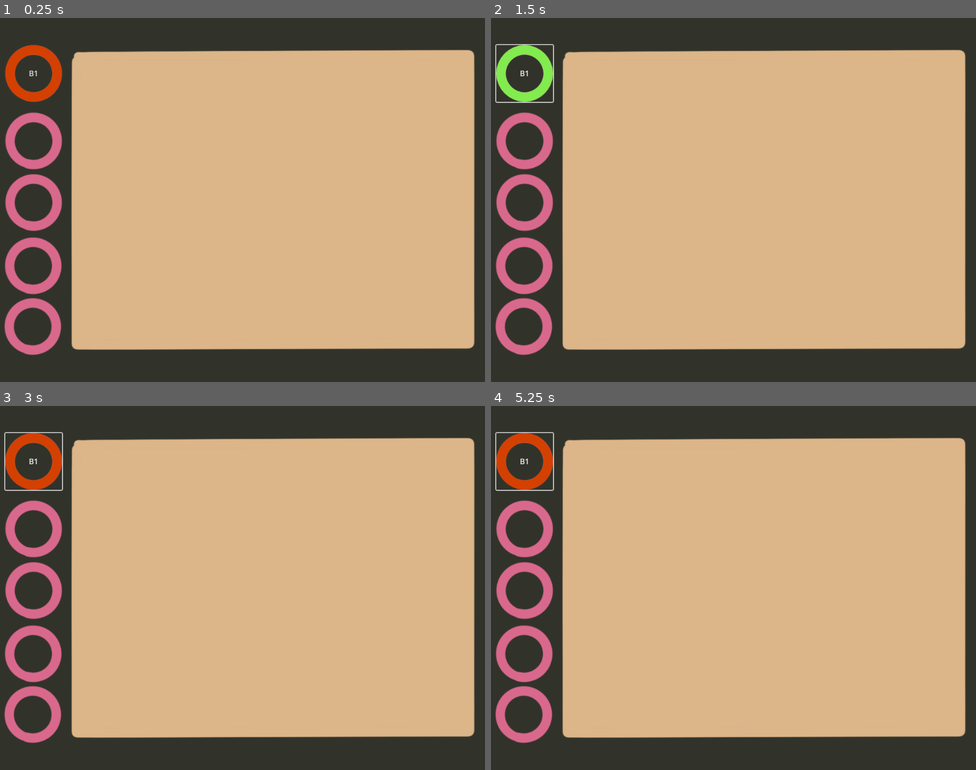
Above: before the commit, frames 1-4 (two rows, left to right).
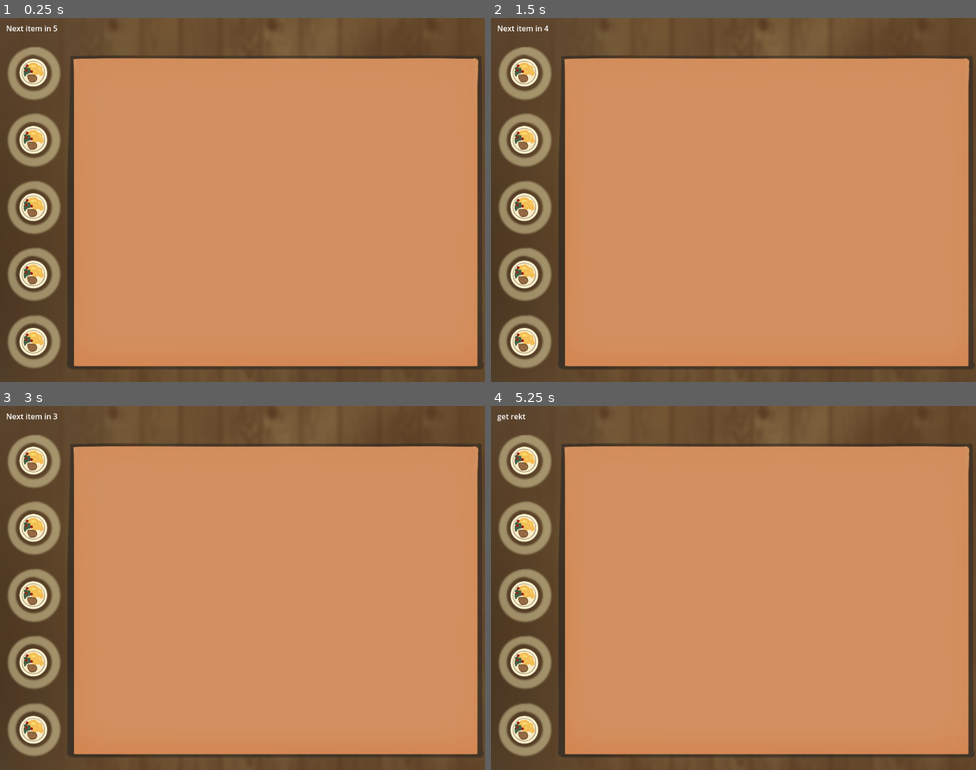
Above: after the commit, the same moments.

Repository: Nekaque/GJTraining
Game: Godot game, scene res://scenes/main.tscn
Two runs of this game, one before a commit and one after it. Both use one fixed random seed, a clock stepped at 60 frames per second and the inputs below.
Inputs (mouse positions are in pixels of both pictures, inside the frame that each line leads up to):
- Up to frame 1 (0.25 s): no input
- Up to frame 2 (1.5 s): click (524, 72) at 0.5 s, where only the run before the commit has a clickable "B1"; click (524, 72) at 1.25 s, where only the run before the commit has a clickable "B1"
- Up to frame 3 (3 s): click (33, 460) at 2 s, where only the run before the commit has a clickable "B1"; tap Enter at 2.75 s; move the mouse to (349, 569) at 2.77 s; press the mouse at (349, 569) at 2.78 s
- Up to frame 4 (5.25 s): release the mouse at (840, 569) at 3.5 s; tap Space at 3.5, 5 s; drag from (636, 606) to (709, 660) at 3.52 s; tap Enter at 4.25 s; move the mouse to (782, 507) at 4.27 s; press the mouse at (782, 507) at 4.28 s; release the mouse at (782, 507) at 5 s; drag from (709, 660) to (588, 533) at 5.02 s

The runs differ from the first frame. In frame 1, 98% of the frame differs, in the area x 0-100%, y 0-100%; in frame 2, 98%; in frame 3, 98%; in frame 4, 98%.
Error after the commit: Invalid access to property or key 'on_table' on a base object of type 'Nil'. (res://scripts/main.gd:48)

Commit message:
commit pro julcu

Diff:
--- /dev/null
+++ b/assets/animations.tres
@@ -0,0 +1,44 @@
+[gd_resource type="SpriteFrames" load_steps=6 format=3 uid="uid://dqcrhstta70pp"]
+
+[ext_resource type="Texture2D" uid="uid://dp26t5k7f8ffo" path="res://assets/items_temp.png" id="1_m1nji"]
+
+[sub_resource type="AtlasTexture" id="AtlasTexture_hyuu1"]
+atlas = ExtResource("1_m1nji")
+region = Rect2(0, 0, 300, 300)
+
+[sub_resource type="AtlasTexture" id="AtlasTexture_m1nji"]
+atlas = ExtResource("1_m1nji")
+region = Rect2(300, 0, 300, 300)
+
+[sub_resource type="AtlasTexture" id="AtlasTexture_2h81b"]
+atlas = ExtResource("1_m1nji")
+region = Rect2(600, 0, 300, 300)
+
+[sub_resource type="AtlasTexture" id="AtlasTexture_q10up"]
+atlas = ExtResource("1_m1nji")
+region = Rect2(0, 0, 300, 300)
+
+[resource]
+animations = [{
+"frames": [{
+"duration": 1.0,
+"texture": SubResource("AtlasTexture_hyuu1")
+}],
+"loop": true,
+"name": &"empty_plate",
+"speed": 5.0
+}, {
+"frames": [{
+"duration": 1.0,
+"texture": SubResource("AtlasTexture_m1nji")
+}, {
+"duration": 1.0,
+"texture": SubResource("AtlasTexture_2h81b")
+}, {
+"duration": 1.0,
+"texture": SubResource("AtlasTexture_q10up")
+}],
+"loop": false,
+"name": &"steak_plate",
+"speed": 0.5
+}]
--- a/assets/styles/button_hover.tres
+++ b/assets/circle.tres
@@ -11,3 +11,4 @@
 corner_radius_top_right = 60
 corner_radius_bottom_right = 60
 corner_radius_bottom_left = 60
+anti_aliasing_size = 1.866
--- a/assets/styles/button_normal.tres
+++ /dev/null
@@ -1,8 +0,0 @@
-[gd_resource type="StyleBoxFlat" format=3 uid="uid://lbpdcm7w7d5d"]
-
-[resource]
-bg_color = Color(1, 0.351511, 0.184434, 1)
-corner_radius_top_left = 50
-corner_radius_top_right = 50
-corner_radius_bottom_right = 50
-corner_radius_bottom_left = 50
--- a/project.godot
+++ b/project.godot
@@ -15,11 +15,27 @@
 config/features=PackedStringArray("4.4", "GL Compatibility")
 config/icon="res://assets/icon.svg"
 
+[autoload]
+
+Coll="*res://scripts/collision_handler.gd"
+
 [display]
 
 window/size/viewport_width=1024
 window/size/viewport_height=768
 
+[global_group]
+
+Items=""
+
+[input]
+
+click={
+"deadzone": 0.2,
+"events": [Object(InputEventMouseButton,"resource_local_to_scene":false,"resource_name":"","device":-1,"window_id":0,"alt_pressed":false,"shift_pressed":false,"ctrl_pressed":false,"meta_pressed":false,"button_mask":0,"position":Vector2(0, 0),"global_position":Vector2(0, 0),"factor":1.0,"button_index":1,"canceled":false,"pressed":false,"double_click":false,"script":null)
+]
+}
+
 [rendering]
 
 renderer/rendering_method="gl_compatibility"
--- /dev/null
+++ b/scenes/collision_handler.tscn
@@ -0,0 +1,6 @@
+[gd_scene load_steps=2 format=3 uid="uid://2ujxou4ad736"]
+
+[ext_resource type="Script" uid="uid://wsuyfnwygf7e" path="res://scripts/collision_handler.gd" id="1_0gx8u"]
+
+[node name="CollisionHandler" type="Node"]
+script = ExtResource("1_0gx8u")
--- /dev/null
+++ b/scenes/item.tscn
@@ -0,0 +1,35 @@
+[gd_scene load_steps=5 format=3 uid="uid://cux2jr35s4fsv"]
+
+[ext_resource type="SpriteFrames" uid="uid://dqcrhstta70pp" path="res://assets/animations.tres" id="1_4gq7n"]
+[ext_resource type="Script" uid="uid://bjyh08j2u82g6" path="res://scripts/item.gd" id="1_s8enn"]
+
+[sub_resource type="CircleShape2D" id="CircleShape2D_s8enn"]
+radius = 30.0
+
+[sub_resource type="RectangleShape2D" id="RectangleShape2D_s8enn"]
+size = Vector2(4, 3)
+
+[node name="Item" type="Area2D" groups=["Items"]]
+script = ExtResource("1_s8enn")
+
+[node name="Sprite" type="AnimatedSprite2D" parent="."]
+scale = Vector2(0.25, 0.25)
+sprite_frames = ExtResource("1_4gq7n")
+animation = &"steak_plate"
+
+[node name="Col" type="CollisionShape2D" parent="."]
+position = Vector2(1, 3)
+shape = SubResource("CircleShape2D_s8enn")
+
+[node name="TableColider" type="Area2D" parent="."]
+
+[node name="CollisionShape2D" type="CollisionShape2D" parent="TableColider"]
+position = Vector2(1, 1)
+shape = SubResource("RectangleShape2D_s8enn")
+
+[connection signal="area_entered" from="." to="." method="_on_area_entered"]
+[connection signal="area_exited" from="." to="." method="_on_area_exited"]
+[connection signal="mouse_entered" from="." to="." method="_on_mouse_entered"]
+[connection signal="mouse_exited" from="." to="." method="_on_mouse_exited"]
+[connection signal="area_entered" from="TableColider" to="." method="_on_table_colider_area_entered"]
+[connection signal="area_exited" from="TableColider" to="." method="_on_table_colider_area_exited"]
--- a/scenes/main.tscn
+++ b/scenes/main.tscn
@@ -1,33 +1,106 @@
-[gd_scene load_steps=4 format=3 uid="uid://dcw1ii08dfkpe"]
+[gd_scene load_steps=6 format=3 uid="uid://dcw1ii08dfkpe"]
 
 [ext_resource type="Texture2D" uid="uid://ycdnt5vei0jm" path="res://assets/layout_temp.png" id="1_o5qli"]
-[ext_resource type="StyleBox" uid="uid://bwd4vmuwqdblo" path="res://assets/styles/button_hover.tres" id="2_0wfyh"]
+[ext_resource type="Script" uid="uid://ddhv3hnfva7n4" path="res://scripts/main.gd" id="1_sugp2"]
+[ext_resource type="StyleBox" uid="uid://cifss01wnwc3s" path="res://assets/circle.tres" id="3_jyhfs"]
+[ext_resource type="Texture2D" uid="uid://dlmovbcnn1a7k" path="res://assets/table.png" id="4_jyhfs"]
 
-[sub_resource type="StyleBoxFlat" id="StyleBoxFlat_sugp2"]
-bg_color = Color(0.6, 0.6, 0.6, 0)
-border_width_left = 20
-border_width_top = 20
-border_width_right = 20
-border_width_bottom = 20
-border_color = Color(0.508842, 0.920622, 0.307375, 1)
-corner_radius_top_left = 60
-corner_radius_top_right = 60
-corner_radius_bottom_right = 60
-corner_radius_bottom_left = 60
+[sub_resource type="RectangleShape2D" id="RectangleShape2D_tbgi4"]
+size = Vector2(851, 649)
 
 [node name="Main" type="Node2D"]
+script = ExtResource("1_sugp2")
 
-[node name="Tem2" type="Sprite2D" parent="."]
+[node name="Polygon2D" type="Polygon2D" parent="."]
+position = Vector2(33.0829, 44.2947)
+
+[node name="Layout" type="Sprite2D" parent="."]
 position = Vector2(512, 384)
 texture = ExtResource("1_o5qli")
 
 [node name="B1" type="Button" parent="."]
+visible = false
 offset_left = 11.0
 offset_top = 57.0
 offset_right = 131.0
 offset_bottom = 177.0
 size_flags_horizontal = 4
 size_flags_vertical = 4
-theme_override_styles/hover = SubResource("StyleBoxFlat_sugp2")
-theme_override_styles/normal = ExtResource("2_0wfyh")
-text = "B1"
+mouse_filter = 2
+mouse_force_pass_scroll_events = false
+theme_override_styles/disabled = ExtResource("3_jyhfs")
+disabled = true
+
+[node name="B2" type="Button" parent="."]
+visible = false
+offset_left = 11.0
+offset_top = 199.0
+offset_right = 131.0
+offset_bottom = 319.0
+size_flags_horizontal = 4
+size_flags_vertical = 4
+mouse_filter = 2
+mouse_force_pass_scroll_events = false
+theme_override_styles/disabled = ExtResource("3_jyhfs")
+disabled = true
+
+[node name="B3" type="Button" parent="."]
+visible = false
+offset_left = 11.0
+offset_top = 341.0
+offset_right = 131.0
+offset_bottom = 461.0
+size_flags_horizontal = 4
+size_flags_vertical = 4
+mouse_filter = 2
+mouse_force_pass_scroll_events = false
+theme_override_styles/disabled = ExtResource("3_jyhfs")
+disabled = true
+
+[node name="B4" type="Button" parent="."]
+visible = false
+offset_left = 11.0
+offset_top = 483.0
+offset_right = 131.0
+offset_bottom = 603.0
+size_flags_horizontal = 4
+size_flags_vertical = 4
+mouse_filter = 2
+mouse_force_pass_scroll_events = false
+theme_override_styles/disabled = ExtResource("3_jyhfs")
+disabled = true
+
+[node name="B5" type="Button" parent="."]
+visible = false
+offset_left = 11.0
+offset_top = 625.0
+offset_right = 131.0
+offset_bottom = 745.0
+size_flags_horizontal = 4
+size_flags_vertical = 4
+mouse_filter = 2
+mouse_force_pass_scroll_events = false
+theme_override_styles/disabled = ExtResource("3_jyhfs")
+disabled = true
+
+[node name="Table" type="Area2D" parent="."]
+position = Vector2(519, 400)
+
+[node name="CollisionShape2D" type="CollisionShape2D" parent="Table"]
+position = Vector2(62.5, 9.5)
+shape = SubResource("RectangleShape2D_tbgi4")
+
+[node name="Sprite2D" type="Sprite2D" parent="Table"]
+texture = ExtResource("4_jyhfs")
+
+[node name="Timer" type="Timer" parent="."]
+wait_time = 5.0
+
+[node name="Label" type="Label" parent="."]
+offset_left = 13.0
+offset_top = 10.0
+offset_right = 129.0
+offset_bottom = 33.0
+theme_override_colors/font_color = Color(1, 1, 1, 1)
+
+[connection signal="timeout" from="Timer" to="." method="_on_timer_timeout"]
--- /dev/null
+++ b/scripts/collision_handler.gd
@@ -0,0 +1,3 @@
+extends Node
+
+var collisions = 0
--- a/scripts/empty.gd
+++ /dev/null
@@ -1 +0,0 @@
-extends Node
--- /dev/null
+++ b/scripts/item.gd
@@ -0,0 +1,29 @@
+extends Area2D
+
+var mouse_in = false
+var movable = true
+var init_pos = null
+var on_table = false
+var from = -1
+
+func _on_mouse_entered() -> void:
+	mouse_in = true
+	print(mouse_in)
+
+func _on_mouse_exited() -> void:
+	mouse_in = false
+
+func _on_area_entered(area: Area2D) -> void:
+	if (area.is_in_group('Items')): Coll.collisions +=1
+
+func _on_area_exited(area: Area2D) -> void:
+	if (area.is_in_group('Items')): Coll.collisions -=1
+
+func _on_table_colider_area_entered(area: Area2D) -> void:
+	if (area.name == 'Table'): on_table = true
+
+func _on_table_colider_area_exited(area: Area2D) -> void:
+	if (area.name == 'Table'): on_table = false
+
+func start_animation():
+	$Sprite.animation.autoplay = true
--- /dev/null
+++ b/scripts/main.gd
@@ -0,0 +1,77 @@
+extends Node
+
+var pressed = false
+var entered = false
+var item = preload("res://scenes/item.tscn")
+var dragging = null
+var items = null
+var occupied = null
+var collided = 0
+var rest = 0
+var time = 5
+var end = false
+@onready var timer = $Timer
+@onready var label = $Label
+
+
+func _ready() -> void:
+	var n = 5
+	items = []
+	occupied = []
+	for i in range(n):
+		var temp = item.instantiate()
+		temp.position = Vector2(70, i*142 + 112)
+		temp.init_pos = temp.position
+		temp.from = i
+		occupied.append(true)
+		add_child(temp)
+		items.append(temp)
+	timer.start(0)
+	rest = time
+
+func _process(delta: float) -> void:
+	if (!end):
+		if dragging:
+			dragging.position = get_viewport().get_mouse_position()
+		rest -= delta
+		var t = int(rest)+1
+		label.text = 'Next item in '+str(t)
+
+func _input(event: InputEvent) -> void:
+	if event is InputEventMouseButton and !end:
+		if event.button_index == MOUSE_BUTTON_LEFT :
+			if event.is_action_pressed('click'):
+				for it in items:
+					if it.mouse_in and it.movable:
+						dragging = it
+			else:
+				if Coll.collisions >= 1 or !dragging.on_table:
+					dragging.position = dragging.init_pos
+				else:
+					dragging.init_pos = dragging.position
+					if (dragging.from >= 0):
+						occupied[dragging.from] = false
+						dragging.from = -1
+						dragging.start_animation()
+				dragging = null
+
+
+func _on_timer_timeout() -> void:
+	var valid = false
+	for i in len(occupied):
+		if !(occupied[i]):
+			var temp = item.instantiate()
+			temp.position = Vector2(70, i*142 + 112)
+			temp.init_pos = temp.position
+			temp.from = i
+			occupied[i] = true
+			add_child(temp)
+			items.append(temp)
+			valid = true
+			break
+	if valid:
+		rest = time
+		timer.start(0)
+	else:
+		end = true
+		label.text = 'get rekt'
Not shown: 1 places in assets/circle.tres that only renumber resources
Binary file added: assets/items_temp.png
Not shown, added: assets/items_temp.png.import
Binary file changed: assets/layout_temp.png
Binary file added: assets/table.png
Not shown, added: assets/table.png.import
Not shown, added: scripts/collision_handler.gd.uid
Not shown, removed: scripts/empty.gd.uid
Not shown, added: scripts/item.gd.uid
Not shown, added: scripts/main.gd.uid
